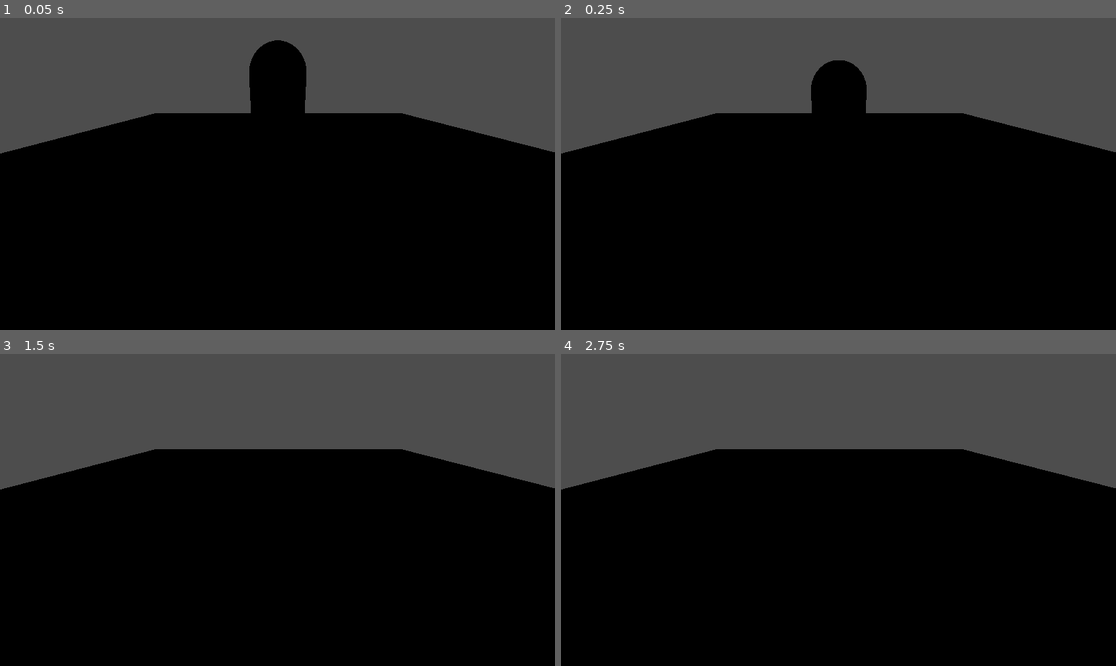
Above: before the commit, frames 1-4 (two rows, left to right).
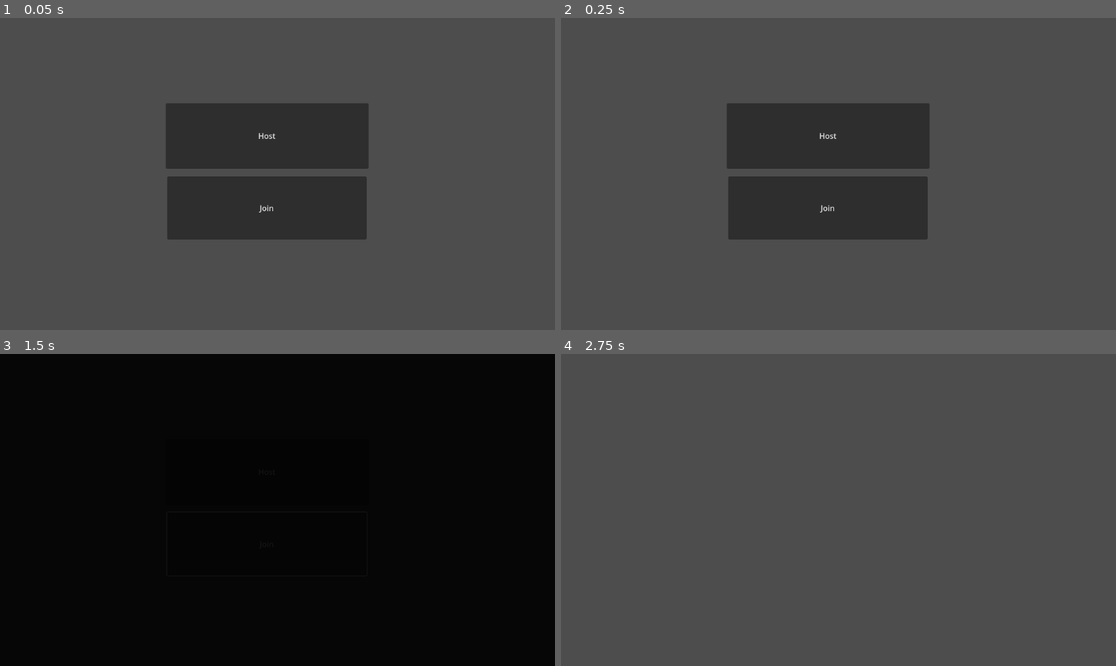
Above: after the commit, the same moments.

Repository: Riyan123410/Hi
Game: Godot game, scene res://scenes/sceneSwitcher.tscn
Two runs of this game, one before a commit and one after it. Both use one fixed random seed, a clock stepped at 60 frames per second and the inputs below. Before the commit the project starts from res://scenes/node_3d.tscn.
Inputs (mouse positions are in pixels of both pictures, inside the frame that each line leads up to):
- Up to frame 1 (0.05 s): no input
- Up to frame 2 (0.25 s): no input
- Up to frame 3 (1.5 s): click (266, 472) at 0.5 s, where only the run after the commit has a clickable "Host"; click (266, 544) at 1.25 s, where only the run after the commit has a clickable "Join"
- Up to frame 4 (2.75 s): tap Enter (ui_accept) at 2, 2.1 s; move the mouse to (960, 494) at 2.02 s; hold Right (ui_right) from 2.03 s (still down); tap Space (jump, bound only after the commit) at 2.27, 2.3, 2.57 s

The runs differ from the first frame. In frame 1, 69% of the frame differs, in the area x 0-100%, y 7-100%; in frame 2, 68%; in frame 3, 34%; in frame 4, 66%.

Commit message:
multiplayer character controller

Diff:
--- a/src/game/project.godot
+++ b/src/game/project.godot
@@ -11,6 +11,39 @@
 [application]
 
 config/name="Game"
-run/main_scene="res://scenes/node_3d.tscn"
+run/main_scene="uid://b7vfvliejc7s6"
 config/features=PackedStringArray("4.5", "Forward Plus")
 config/icon="res://icon.svg"
+
+[input]
+
+forward={
+"deadzone": 0.2,
+"events": [Object(InputEventKey,"resource_local_to_scene":false,"resource_name":"","device":-1,"window_id":0,"alt_pressed":false,"shift_pressed":false,"ctrl_pressed":false,"meta_pressed":false,"pressed":false,"keycode":0,"physical_keycode":87,"key_label":0,"unicode":119,"location":0,"echo":false,"script":null)
+]
+}
+backward={
+"deadzone": 0.2,
+"events": [Object(InputEventKey,"resource_local_to_scene":false,"resource_name":"","device":-1,"window_id":0,"alt_pressed":false,"shift_pressed":false,"ctrl_pressed":false,"meta_pressed":false,"pressed":false,"keycode":0,"physical_keycode":83,"key_label":0,"unicode":115,"location":0,"echo":false,"script":null)
+]
+}
+left={
+"deadzone": 0.2,
+"events": [Object(InputEventKey,"resource_local_to_scene":false,"resource_name":"","device":0,"window_id":0,"alt_pressed":false,"shift_pressed":false,"ctrl_pressed":false,"meta_pressed":false,"pressed":false,"keycode":0,"physical_keycode":65,"key_label":0,"unicode":0,"location":0,"echo":false,"script":null)
+]
+}
+right={
+"deadzone": 0.2,
+"events": [Object(InputEventKey,"resource_local_to_scene":false,"resource_name":"","device":-1,"window_id":0,"alt_pressed":false,"shift_pressed":false,"ctrl_pressed":false,"meta_pressed":false,"pressed":false,"keycode":0,"physical_keycode":68,"key_label":0,"unicode":100,"location":0,"echo":false,"script":null)
+]
+}
+jump={
+"deadzone": 0.2,
+"events": [Object(InputEventKey,"resource_local_to_scene":false,"resource_name":"","device":-1,"window_id":0,"alt_pressed":false,"shift_pressed":false,"ctrl_pressed":false,"meta_pressed":false,"pressed":false,"keycode":0,"physical_keycode":32,"key_label":0,"unicode":32,"location":0,"echo":false,"script":null)
+]
+}
+toggleCursor={
+"deadzone": 0.2,
+"events": [Object(InputEventKey,"resource_local_to_scene":false,"resource_name":"","device":-1,"window_id":0,"alt_pressed":false,"shift_pressed":false,"ctrl_pressed":false,"meta_pressed":false,"pressed":false,"keycode":0,"physical_keycode":4194305,"key_label":0,"unicode":0,"location":0,"echo":false,"script":null)
+]
+}
--- a/src/game/scenes/node_3d.tscn
+++ /dev/null
@@ -1,28 +0,0 @@
-[gd_scene load_steps=5 format=3 uid="uid://dc8u5st0v7cuc"]
-
-[ext_resource type="Script" uid="uid://dn66vfsund6er" path="res://scripts/character_body_3d.gd" id="1_tyffc"]
-
-[sub_resource type="CapsuleShape3D" id="CapsuleShape3D_vkdvt"]
-
-[sub_resource type="CapsuleMesh" id="CapsuleMesh_7q7q3"]
-
-[sub_resource type="PlaneMesh" id="PlaneMesh_tyffc"]
-
-[node name="Node3D" type="Node3D"]
-
-[node name="Camera3D" type="Camera3D" parent="."]
-transform = Transform3D(1, 0, 0, 0, 0.91027945, 0.4139943, 0, -0.4139943, 0.91027945, -0.006036401, 1.9800675, 3.9568574)
-
-[node name="CharacterBody3D" type="CharacterBody3D" parent="."]
-transform = Transform3D(1, 0, 0, 0, 1, 0, 0, 0, 1, 0, 1.5989912, 0)
-script = ExtResource("1_tyffc")
-
-[node name="CollisionShape3D" type="CollisionShape3D" parent="CharacterBody3D"]
-shape = SubResource("CapsuleShape3D_vkdvt")
-
-[node name="MeshInstance3D" type="MeshInstance3D" parent="CharacterBody3D"]
-mesh = SubResource("CapsuleMesh_7q7q3")
-
-[node name="MeshInstance3D" type="MeshInstance3D" parent="."]
-transform = Transform3D(8.518888, 0, 0, 0, 1.4703518, 0, 0, 0, 10.448658, 0.06260872, -0.017038584, 0)
-mesh = SubResource("PlaneMesh_tyffc")
--- /dev/null
+++ b/src/game/scenes/player.tscn
@@ -0,0 +1,45 @@
+[gd_scene load_steps=6 format=3 uid="uid://dlamcauoiqauo"]
+
+[ext_resource type="Script" uid="uid://d1x833hobt2en" path="res://scripts/player/player3D.gd" id="1_3vyb7"]
+
+[sub_resource type="StandardMaterial3D" id="StandardMaterial3D_3vyb7"]
+albedo_color = Color(1, 0.38431373, 0.4, 1)
+
+[sub_resource type="CapsuleMesh" id="CapsuleMesh_qhqgy"]
+material = SubResource("StandardMaterial3D_3vyb7")
+
+[sub_resource type="CapsuleShape3D" id="CapsuleShape3D_dqkch"]
+
+[sub_resource type="SceneReplicationConfig" id="SceneReplicationConfig_3vyb7"]
+properties/0/path = NodePath("player3D:rotation")
+properties/0/spawn = true
+properties/0/replication_mode = 1
+properties/1/path = NodePath("player3D:position")
+properties/1/spawn = true
+properties/1/replication_mode = 1
+
+[node name="Player" type="Node3D"]
+
+[node name="player3D" type="CharacterBody3D" parent="." node_paths=PackedStringArray("head", "camera")]
+transform = Transform3D(1, 0, 0, 0, 1, 0, 0, 0, 1, 0, 1.0054948, 0)
+script = ExtResource("1_3vyb7")
+acceleration = 10.0
+friction = 10.0
+head = NodePath("Head")
+camera = NodePath("Head/Camera3D")
+
+[node name="Head" type="Node3D" parent="player3D"]
+transform = Transform3D(1, 0, 0, 0, 1, 0, 0, 0, 1, 0, 0.57304263, 0)
+
+[node name="Camera3D" type="Camera3D" parent="player3D/Head"]
+transform = Transform3D(1, 0, 0, 0, 1, 0, 0, 0, 1, 0, -0.008519888, -0.05073726)
+
+[node name="MeshInstance3D" type="MeshInstance3D" parent="player3D"]
+mesh = SubResource("CapsuleMesh_qhqgy")
+
+[node name="CollisionShape3D" type="CollisionShape3D" parent="player3D"]
+shape = SubResource("CapsuleShape3D_dqkch")
+
+[node name="MultiplayerSynchronizer" type="MultiplayerSynchronizer" parent="player3D"]
+root_path = NodePath("../..")
+replication_config = SubResource("SceneReplicationConfig_3vyb7")
--- /dev/null
+++ b/src/game/scenes/sceneSwitcher.tscn
@@ -0,0 +1,80 @@
+[gd_scene load_steps=7 format=3 uid="uid://b7vfvliejc7s6"]
+
+[ext_resource type="Script" uid="uid://3js3ja1eorvx" path="res://scripts/sceneScripts/sceneSwitcher.gd" id="1_x40te"]
+[ext_resource type="PackedScene" uid="uid://sdvgbbg6mmo1" path="res://scenes/worlds/mainMenu.tscn" id="2_ctgc5"]
+
+[sub_resource type="Animation" id="Animation_x40te"]
+resource_name = "fadeIn"
+tracks/0/type = "value"
+tracks/0/imported = false
+tracks/0/enabled = true
+tracks/0/path = NodePath("OverlayLayer/Overlay:color")
+tracks/0/interp = 1
+tracks/0/loop_wrap = true
+tracks/0/keys = {
+"times": PackedFloat32Array(0, 1),
+"transitions": PackedFloat32Array(1, 1),
+"update": 0,
+"values": [Color(0, 0, 0, 0), Color(0, 0, 0, 1)]
+}
+
+[sub_resource type="Animation" id="Animation_ctgc5"]
+length = 0.001
+tracks/0/type = "value"
+tracks/0/imported = false
+tracks/0/enabled = true
+tracks/0/path = NodePath("OverlayLayer/Overlay:color")
+tracks/0/interp = 1
+tracks/0/loop_wrap = true
+tracks/0/keys = {
+"times": PackedFloat32Array(0),
+"transitions": PackedFloat32Array(1),
+"update": 0,
+"values": [Color(0, 0, 0, 0)]
+}
+
+[sub_resource type="Animation" id="Animation_wlwv0"]
+resource_name = "fadeOut"
+tracks/0/type = "value"
+tracks/0/imported = false
+tracks/0/enabled = true
+tracks/0/path = NodePath("OverlayLayer/Overlay:color")
+tracks/0/interp = 1
+tracks/0/loop_wrap = true
+tracks/0/keys = {
+"times": PackedFloat32Array(0, 1),
+"transitions": PackedFloat32Array(1, 1),
+"update": 0,
+"values": [Color(0, 0, 0, 1), Color(0, 0, 0, 0)]
+}
+
+[sub_resource type="AnimationLibrary" id="AnimationLibrary_864j4"]
+_data = {
+&"RESET": SubResource("Animation_ctgc5"),
+&"fadeIn": SubResource("Animation_x40te"),
+&"fadeOut": SubResource("Animation_wlwv0")
+}
+
+[node name="sceneSwitcher" type="Node"]
+script = ExtResource("1_x40te")
+
+[node name="OverlayLayer" type="CanvasLayer" parent="."]
+layer = 10
+
+[node name="Overlay" type="ColorRect" parent="OverlayLayer"]
+anchors_preset = 15
+anchor_right = 1.0
+anchor_bottom = 1.0
+grow_horizontal = 2
+grow_vertical = 2
+mouse_filter = 2
+color = Color(0, 0, 0, 0)
+
+[node name="MainMenu" parent="." instance=ExtResource("2_ctgc5")]
+
+[node name="AnimationPlayer" type="AnimationPlayer" parent="."]
+libraries = {
+&"": SubResource("AnimationLibrary_864j4")
+}
+
+[connection signal="animation_finished" from="AnimationPlayer" to="." method="_on_animation_player_animation_finished"]
--- /dev/null
+++ b/src/game/scenes/worlds/game.tscn
@@ -0,0 +1,39 @@
+[gd_scene load_steps=6 format=3 uid="uid://dc8u5st0v7cuc"]
+
+[ext_resource type="Script" uid="uid://dl2tp02e3ni50" path="res://scripts/sceneScripts/multiplayerSetup.gd" id="1_sxdjj"]
+[ext_resource type="PackedScene" uid="uid://dlamcauoiqauo" path="res://scenes/player.tscn" id="2_3wcec"]
+
+[sub_resource type="ProceduralSkyMaterial" id="ProceduralSkyMaterial_nn8y0"]
+
+[sub_resource type="Sky" id="Sky_70art"]
+sky_material = SubResource("ProceduralSkyMaterial_nn8y0")
+
+[sub_resource type="Environment" id="Environment_0wfyh"]
+background_mode = 2
+sky = SubResource("Sky_70art")
+tonemap_mode = 2
+glow_enabled = true
+
+[node name="world" type="Node3D"]
+script = ExtResource("1_sxdjj")
+playerScene = ExtResource("2_3wcec")
+
+[node name="stage" type="Node3D" parent="."]
+
+[node name="CSGBox3D" type="CSGBox3D" parent="stage"]
+transform = Transform3D(1, 0, 0, 0, 1, 0, 0, 0, 1, 0.8389187, -8.592035, 6.895336)
+use_collision = true
+size = Vector3(54.353752, 1, 63.507324)
+
+[node name="envrionment" type="Node3D" parent="."]
+
+[node name="DirectionalLight3D" type="DirectionalLight3D" parent="envrionment"]
+transform = Transform3D(-0.8660254, -0.43301278, 0.25, 0, 0.49999997, 0.86602545, -0.50000006, 0.75, -0.43301266, 0, 0, 0)
+shadow_enabled = true
+
+[node name="WorldEnvironment" type="WorldEnvironment" parent="envrionment"]
+environment = SubResource("Environment_0wfyh")
+
+[node name="MultiplayerSpawner" type="MultiplayerSpawner" parent="."]
+_spawnable_scenes = PackedStringArray("uid://dlamcauoiqauo")
+spawn_path = NodePath("..")
--- /dev/null
+++ b/src/game/scenes/worlds/mainMenu.tscn
@@ -0,0 +1,26 @@
+[gd_scene load_steps=2 format=3 uid="uid://sdvgbbg6mmo1"]
+
+[ext_resource type="Script" uid="uid://dbmwdlytuhpeq" path="res://scripts/sceneScripts/mainMenu.gd" id="1_8poju"]
+
+[node name="MainMenu" type="Node2D"]
+script = ExtResource("1_8poju")
+
+[node name="CanvasLayer" type="CanvasLayer" parent="."]
+script = ExtResource("1_8poju")
+
+[node name="Host" type="Button" parent="CanvasLayer"]
+offset_left = 344.0
+offset_top = 177.0
+offset_right = 765.0
+offset_bottom = 313.0
+text = "Host"
+
+[node name="Join" type="Button" parent="CanvasLayer"]
+offset_left = 347.0
+offset_top = 329.0
+offset_right = 761.0
+offset_bottom = 460.0
+text = "Join"
+
+[connection signal="pressed" from="CanvasLayer/Host" to="." method="_on_host_pressed"]
+[connection signal="pressed" from="CanvasLayer/Join" to="." method="_on_join_pressed"]
--- a/src/game/scripts/character_body_3d.gd
+++ /dev/null
@@ -1,28 +0,0 @@
-extends CharacterBody3D
-
-
-const SPEED = 5.0
-const JUMP_VELOCITY = 4.5
-
-
-func _physics_process(delta: float) -> void:
-	# Add the gravity.
-	if not is_on_floor():
-		velocity += get_gravity() * delta
-
-	# Handle jump.
-	if Input.is_action_just_pressed("ui_accept") and is_on_floor():
-		velocity.y = JUMP_VELOCITY
-
-	# Get the input direction and handle the movement/deceleration.
-	# As good practice, you should replace UI actions with custom gameplay actions.
-	var input_dir := Input.get_vector("ui_left", "ui_right", "ui_up", "ui_down")
-	var direction := (transform.basis * Vector3(input_dir.x, 0, input_dir.y)).normalized()
-	if direction:
-		velocity.x = direction.x * SPEED
-		velocity.z = direction.z * SPEED
-	else:
-		velocity.x = move_toward(velocity.x, 0, SPEED)
-		velocity.z = move_toward(velocity.z, 0, SPEED)
-
-	move_and_slide()
--- /dev/null
+++ b/src/game/scripts/player/player3D.gd
@@ -0,0 +1,63 @@
+extends CharacterBody3D
+
+# ===== Movement variables =====
+@export var speed = 5.0
+@export var jumpVelocity = 4.5
+@export var acceleration = 4.0
+@export var airAcceleration = 1.0
+@export var friction = 5.0
+@export var airFriction = 0.5
+var gravity = ProjectSettings.get_setting("physics/3d/default_gravity")
+# ===== Camera variables =====
+@export var mouseSensitivity = 0.002 # radians per pixel
+
+# ===== Node references =====
+@export var head: Node3D
+@export var camera: Camera3D
+
+# ===== Multiplayer =====
+func _enter_tree():
+	set_multiplayer_authority(get_parent().name.to_int())
+	print(get_parent().name)
+
+func _ready():
+	Input.mouse_mode = Input.MOUSE_MODE_CAPTURED
+	camera.current = is_multiplayer_authority()
+
+# ===== Mouse input =====
+func _unhandled_input(event) -> void:
+	if event is InputEventMouseMotion and Input.mouse_mode == Input.MOUSE_MODE_CAPTURED:
+		rotate_y(-event.relative.x * mouseSensitivity)
+		head.rotate_x(-event.relative.y * mouseSensitivity)
+		head.rotation.x = clampf(head.rotation.x, deg_to_rad(-89.9), deg_to_rad(89.9))
+	if Input.is_action_just_pressed("toggleCursor"):
+		Input.mouse_mode = Input.MOUSE_MODE_VISIBLE
+
+# ===== Movement =====
+func _physics_process(delta: float) -> void:
+	if not is_multiplayer_authority():
+		return  # Non-authority peers do not move locally
+
+	# Gravity
+	if not is_on_floor():
+		velocity.y -= gravity * delta
+
+	# Jump
+	if Input.is_action_just_pressed("jump") and is_on_floor():
+		velocity.y = jumpVelocity
+
+	# Movement
+	var input_dir = Input.get_vector("left", "right", "forward", "backward")
+	var direction = (transform.basis * Vector3(input_dir.x, 0, input_dir.y)).normalized()
+
+	var currentAcceleration = acceleration if is_on_floor() else airAcceleration
+	var currentFriction = friction if is_on_floor() else airFriction
+
+	if direction != Vector3.ZERO:
+		velocity.x = move_toward(velocity.x, direction.x * speed, currentAcceleration * delta)
+		velocity.z = move_toward(velocity.z, direction.z * speed, currentAcceleration * delta)
+	else:
+		velocity.x = move_toward(velocity.x, 0, currentFriction * delta)
+		velocity.z = move_toward(velocity.z, 0, currentFriction * delta)
+
+	move_and_slide()
--- /dev/null
+++ b/src/game/scripts/sceneScripts/mainMenu.gd
@@ -0,0 +1,15 @@
+extends Node
+
+signal levelChanged(levelNum)
+
+@export var levelNum = 0
+
+var isHost = 0
+
+func _on_host_pressed() -> void:
+	isHost = 1
+	emit_signal("levelChanged", levelNum)
+
+func _on_join_pressed() -> void:
+	isHost = 2
+	emit_signal("levelChanged", levelNum)
--- /dev/null
+++ b/src/game/scripts/sceneScripts/multiplayerSetup.gd
@@ -0,0 +1,42 @@
+extends Node3D
+
+var isHost = 0
+var loop = true
+
+var peer = ENetMultiplayerPeer.new()
+@export var playerScene : PackedScene
+
+func _process(_delta: float) -> void:
+	if loop:
+		if isHost == 1:
+			runHost()
+			loop = false
+		elif isHost == 2:
+			runClient()
+			loop = false
+
+func runHost():
+	peer.create_server(25565)
+	multiplayer.multiplayer_peer = peer
+	multiplayer.peer_connected.connect(addPlayer)
+	addPlayer()
+
+func runClient():
+	peer.create_client("127.0.0.1", 25565)
+	multiplayer.multiplayer_peer = peer
+
+func addPlayer(id = multiplayer.get_unique_id()):
+	var player = playerScene.instantiate()
+	player.name = str(id)
+	call_deferred("add_child", player)
+
+func deletePlayer(id):
+	rpc("_deletePlayer", id)
+
+@rpc("any_peer", "call_local")
+func _deletePlayer(id):
+	get_node(str(id)).queue_free()
+
+func exitGame(id):
+	multiplayer.peer_disconnected.connect(deletePlayer)
+	deletePlayer(id)
--- /dev/null
+++ b/src/game/scripts/sceneScripts/sceneSwitcher.gd
@@ -0,0 +1,37 @@
+extends Node
+
+var nextLevel = null
+
+@onready var currentLevel = $MainMenu
+@onready var anim = $AnimationPlayer
+
+func _ready() -> void:
+	$MainMenu.connect("levelChanged", Callable(self, "handleLevelChanged"))
+
+func handleLevelChanged(currentLevelNum: int):
+	var nextLevelName = ""
+
+	match currentLevelNum:
+		0:
+			nextLevelName = "game"
+		_:
+			return
+	nextLevel = load("res://scenes/worlds/" + nextLevelName + ".tscn").instantiate()
+	anim.play("fadeIn")
+
+func _on_animation_player_animation_finished(anim_name: StringName) -> void:
+	match anim_name:
+		"fadeIn":
+			add_child(nextLevel)
+			if nextLevel.has_signal("levelChanged"):
+				nextLevel.connect("levelChanged", Callable(self, "handleLevelChanged"))
+
+			transferDataBetweenScenes(currentLevel, nextLevel)
+
+			currentLevel.queue_free()
+			currentLevel = nextLevel
+			nextLevel = null
+			anim.play("fadeOut")
+
+func transferDataBetweenScenes(oldScene, newScene):
+	newScene.isHost = oldScene.isHost
Not shown, removed: src/game/scripts/character_body_3d.gd.uid
Not shown, added: src/game/scripts/player/player3D.gd.uid
Not shown, added: src/game/scripts/sceneScripts/mainMenu.gd.uid
Not shown, added: src/game/scripts/sceneScripts/multiplayerSetup.gd.uid
Not shown, added: src/game/scripts/sceneScripts/sceneSwitcher.gd.uid
